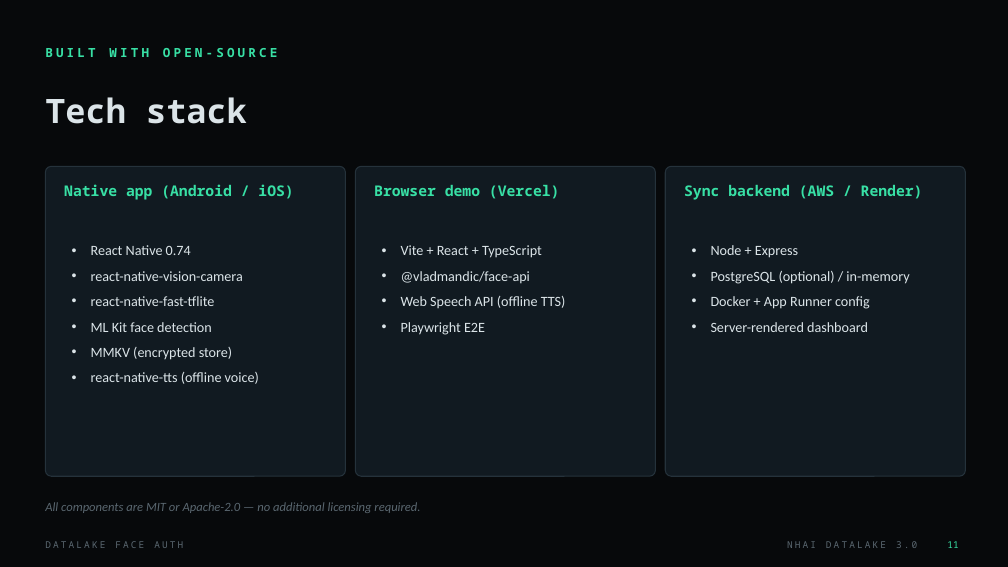
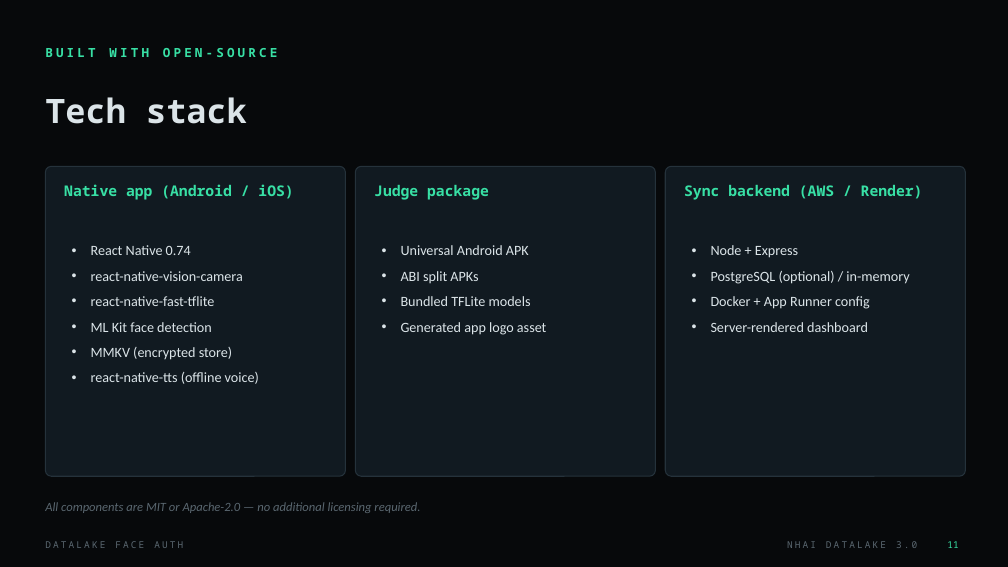
Before and after one commit to perrysolid/NHAI, a slide deck: slide 12 of docs/deck/Datalake_Face_Auth_Deck.pptx. Drawn at 1008x567 pixels with LibreOffice and Linux fonts; fonts in the diff are those of the drawing. Boxes give left, top, right and bottom in pixels: in the first picture for what was removed or moved away, otherwise in the second. Text is boxed around its words. In the diff, an @@ line names an element or a change of style, - is before the commit and + after.

```diff
--- a/docs/deck/Datalake_Face_Auth_Deck.pptx
+++ b/docs/deck/Datalake_Face_Auth_Deck.pptx
@@ text at <box>374,185,489,200</box>: text changed @@
-Browser demo (Vercel)
+Judge package
@@ text at <box>401,245,546,335</box>: text changed @@
-• Vite + React + TypeScript
-• @vladmandic/face-api
-• Web Speech API (offline TTS)
-• Playwright E2E
+• Universal Android APK
+• ABI split APKs
+• Bundled TFLite models
+• Generated app logo asset
```
Also in this commit, not shown: 3 other slides changed, 10 other files.
